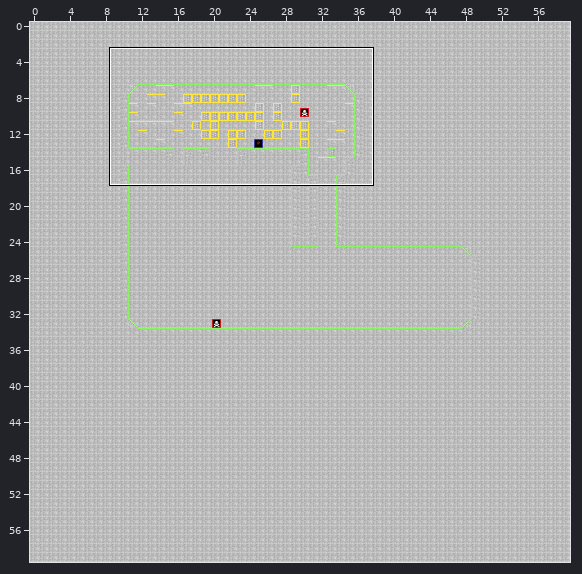
An edit to a level. Tiled map, core/assets/Levels/testlvl.tmx. Above: a wide view before the commit, with the close-up outlined.
Close-up. First the earlier version:
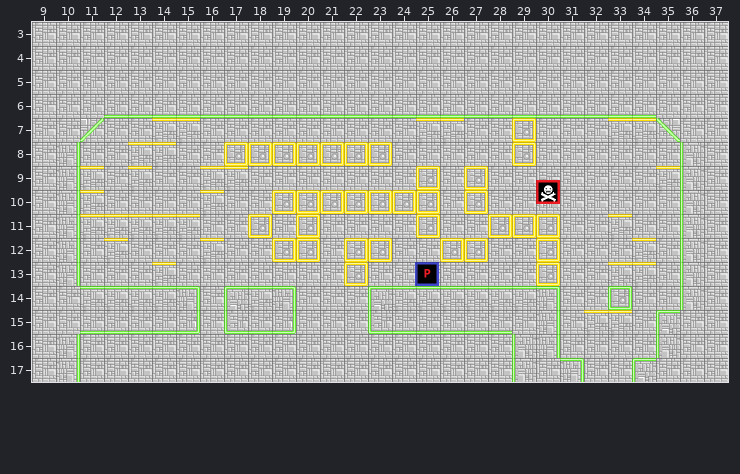
Cells are 50x50 px. Shown: x 9..37, y 3..17.
Once edited:
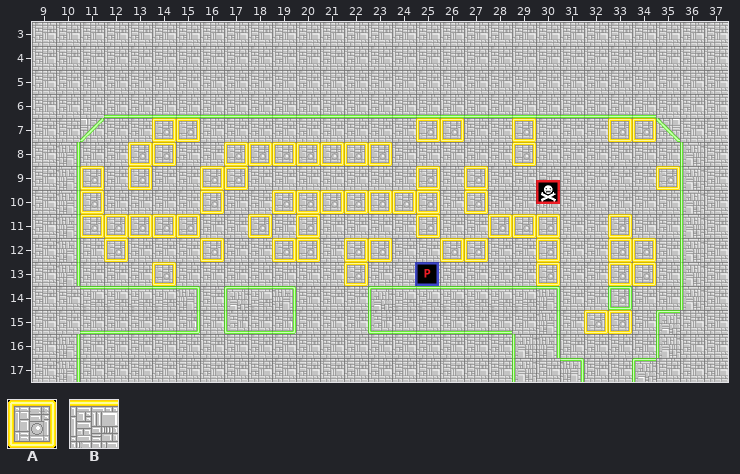
Key: from "PngOutTest": A 0, B 2.
_ is an empty cell.
Tiles replaced or removed in this view: B.
Change:
Changed rows in their new state; . is an unchanged cell.
Layer "Foreground":
first column x 11:
 7 ...AA.........AA......AA.
 8 ..AA.....................
 9 A.A..AA.................A
10 A....A...................
11 AAAAA.................A..
12 .A...A................AA.
13 ...A..................AA.
15 .....................AA..
Where, in picture pixels (left, top, right, bottom), the same in both close-ups:
changed: (80, 118, 248, 262)
changed: (416, 118, 464, 142)
changed: (608, 118, 656, 142)
changed: (656, 166, 680, 190)
changed: (608, 214, 656, 286)
changed: (152, 262, 176, 286)
changed: (584, 310, 632, 334)
